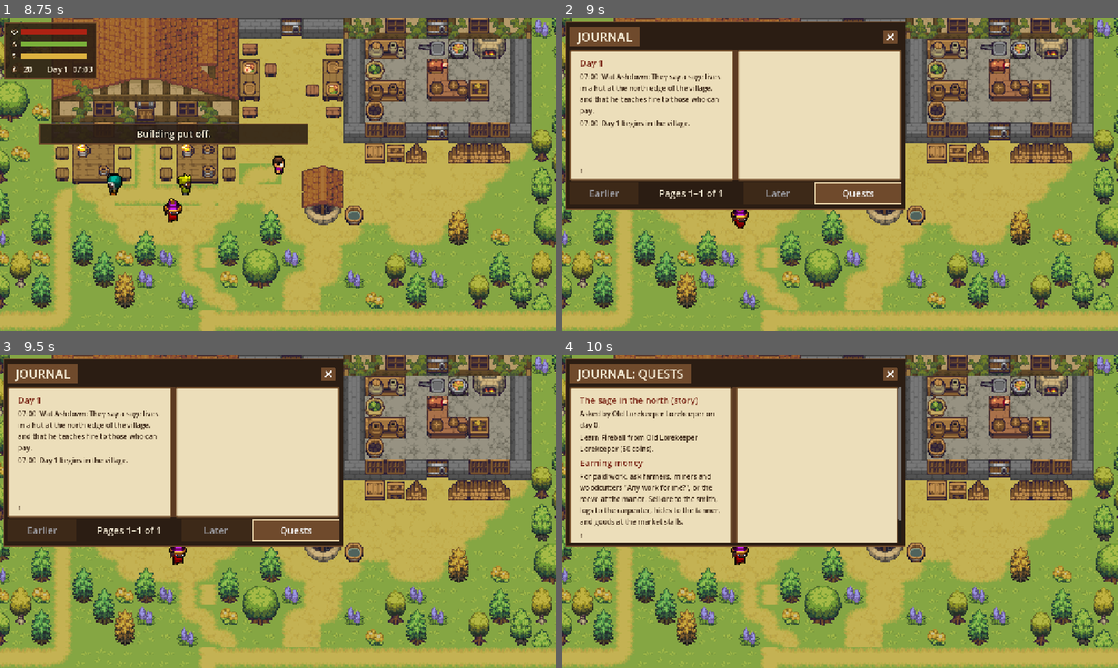
Above: before the commit, frames 1-4 (two rows, left to right).
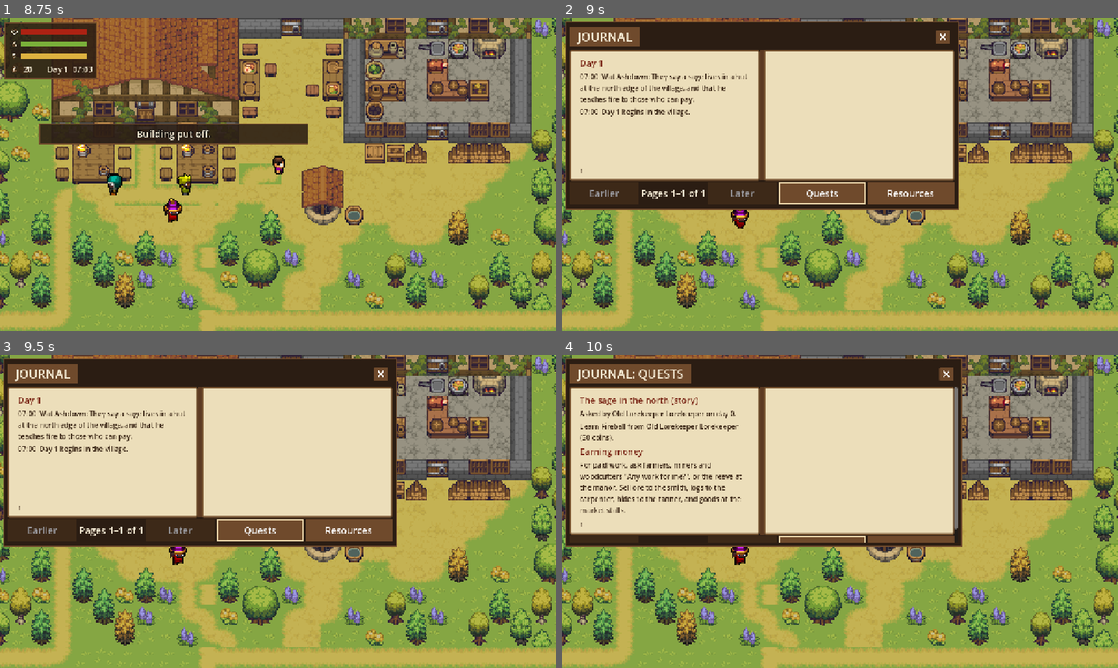
Above: after the commit, the same moments.

Repository: verbal76/My-Medieval-Life
Game: Godot game, scene res://scenes/main.tscn
Same seed, same stepped clock (60 frames per second), same inputs: the game is played once before the commit and once after it.
Inputs (mouse positions are in pixels of both pictures, inside the frame that each line leads up to):
- Up to frame 1 (8.75 s): click "New game" at 0.5 s; click (88, 58) at 1.27 s; type "Alex" at 1.35 s; click (255, 58) at 1.5 s; type "Alex" at 1.58 s; click "Back" at 2 s; click "New game" at 2.75 s; click (88, 58) at 3.52 s; type "Alex" at 3.6 s; click (255, 58) at 3.75 s; type "Alex" at 3.83 s; click "Begin" at 4.25 s; click "Begin" at 5 s; tap Enter (ui_accept) at 5.75, 6.02 s; move the mouse to (400, 158) at 5.77 s; hold D (move_right) 5.78-6.5 s; tap H (build) at 5.85 s; click (400, 158) at 5.92 s; tap G (gather) at 6.05 s; tap E (interact) at 6.5 s; drag from (166, 190) to (250, 237) at 6.52 s; click "Place here" at 7.25 s; click "Cancel" at 8 s
- Up to frame 2 (9 s): move the mouse to (895, 105) at 8.77 s; hold D (move_right) from 8.78 s (still down); tap B (journal) at 8.85 s; click (895, 105) at 8.92 s
- Up to frame 3 (9.5 s): keep holding D (move_right); tap H (build) at 9.05 s
- Up to frame 4 (10 s): release D (move_right) at 9.5 s; click "Quests" at 9.5 s

Frame 1 is identical in both runs. In frame 2, 9.3% of the frame differs, in the area x 3-72%, y 1-62%; in frame 3, 9.3%; in frame 4, 12%, in the area x 1-72%, y 1-62%.

Commit message:
Add the journal's Resources & Gathering page, built from the resource registry
The owner asked for a journal page on gathering. A Resources button beside
Quests in the journal opens it (GameUI.show_resources); it reads only
game/data/resources.json through ResourceNodes:

- how Gather mode works (the five steps, G and click or Use, D-pad down and A),
  as main.gd implements it;
- every node with player_harvest, with its icon, where, tool and skill, the
  tool_hint when the player carries no such tool, products, depletion and
  regeneration, owner and theft; the keepers' animals under "Not yours to
  gather";
- a node's page: each product's uses (ResourceNodes.uses_of) and what it
  becomes (ResourceNodes.chain), each chain product a button to its own uses
  and sources, with Back.

Developer notes in the registry texts (code names in brackets) are left out
and balance keys shown as numbers. Parchment style, scrolling, 48 px buttons,
B closes. The village record and quests pages are unchanged apart from the
button. --panel journal_resources(_list), journal_resource_detail,
journal_resource_chain and journal_resource_item screenshots.

tools/check_resources.py now fails if the page stops reading ResourceNodes or
names a node id, node name, product or icon in a string. INT-069; B7-012 note.
Tests: start_test (opens from the journal, exactly the harvestable nodes with
their names, tools and products, log uses incl. a sawhorse recipe and a
building, the chain to a pickaxe, Back, touch sizes, Quests and the village
record, B closes) and tests/test_resources.py.

Co-Authored-By: Claude Opus 5.5 <noreply@anthropic.com>
Claude-Session: https://claude.ai/code/session_01Twyxni5CnEyE5LMG3EMiFY

Diff:
--- a/game/scripts/main.gd
+++ b/game/scripts/main.gd
@@ -165,6 +165,20 @@
 				for slot in PlayerState.GEAR:
 					world.player.set(slot, "")
 				ui.toggle_inventory()
+			"journal_resources", "journal_resources_list":
+				ui.show_resources()
+				if shot_panel == "journal_resources_list":
+					# scrolled down to the list of nodes
+					var scroll: ScrollContainer = ui.panel_body.get_parent()
+					(func(): scroll.scroll_vertical = int(650 * view_scale)).call_deferred()
+			"journal_resource_detail", "journal_resource_chain":
+				ui.show_resources("tree")        # a tree's logs: their uses and what they become
+				if shot_panel == "journal_resource_chain":
+					# scrolled to the end: what a log becomes
+					var scroll: ScrollContainer = ui.panel_body.get_parent()
+					(func(): scroll.scroll_vertical = 100000).call_deferred()
+			"journal_resource_item":
+				ui.show_resources("tree", "plank")
 			"gather":
 				# Gather mode on, an iron seam chosen and being mined (B7-012)
 				gather_button()
--- a/game/scripts/ui/game_ui.gd
+++ b/game/scripts/ui/game_ui.gd
@@ -48,6 +48,24 @@
 const JOURNAL_PER_PAGE := 6    # lines on a journal page (a day heading counts as one)
 const PARCHMENT := Color8(236, 222, 186)
 const INK := Color8(58, 38, 22)
+# the journal's Resources & Gathering page (show_resources): its words come from resources.json
+# through ResourceNodes, except how Gather mode works (main.gd gather_button, select_resource,
+# _gather_step) and the words for the registry's depletion and use kinds
+const GATHER_STEPS := ["Activate Gather: tap the Gather button.",
+	"Select a resource: tap or click it on the map.",
+	"Your character walks to it and gathers it automatically.",
+	"Gathering goes on until it is used up or something interrupts it: you walk away, you are hurt, your pack is full, or the tool is gone.",
+	"Tap Gather again to leave Gather mode."]
+const GATHER_KEYS := "Keyboard and mouse: press G, then click a resource, or stand in front of one and press Use (E)."
+const GATHER_PAD := "Gamepad: press the D-pad down, then A in front of a resource. B closes this journal."
+const RES_DEPLETION := {"finite": "Runs out: once worked out it does not come back.", "regrows": "Replenishes: it grows back.",
+	"ripens": "Replenishes: it is sown and ripens again.", "breeds": "Replenishes: the animals breed."}
+const RES_USE_KINDS := {"recipe": "Crafting", "building": "Building", "food": "Food", "fuel": "Fuel", "buyer": "Trade",
+	"export": "Trade", "quest": "Quest", "manor_job": "Manor work", "feed": "Feed", "home_cooking": "Cooking",
+	"granary": "Granary", "equip": "Equipment", "tool": "Tool"}
+const RES_HEAD := Color8(122, 38, 22)       # the journal's heading red
+const RES_WARN := Color8(150, 34, 14)
+const RES_CARD := Color8(226, 206, 162)
 const LOG_LINES := 2           # village events shown at once, newest last
 const LOG_SECONDS := 3.0       # how long each stays before fading
 const PROMPT := "res://assets/prompts/%s.png"
@@ -1023,6 +1041,8 @@
 	var other := _button("Village record" if quests_page else "Quests", func(): show_journal(-1, not quests_page), true, nav)
 	other.custom_minimum_size = Vector2(200, 48)
 	later.custom_minimum_size = Vector2(160, 48)
+	var res := _button("Resources", func(): show_resources(), true, nav)
+	res.custom_minimum_size = Vector2(200, 48)
 
 
 ## The village record as journal lines: a heading when the day changes, then each entry with its
@@ -1099,6 +1119,339 @@
 			out.append({"day": true, "text": d})
 		out.append({"day": false, "text": ("%s  %s" % [parts[1], text]) if parts.size() == 2 else text})
 	return out
+
+
+# ---------------------------------------------------------------- journal: resources ---------
+## The journal's Resources & Gathering page (B7-012), built only from game/data/resources.json
+## through ResourceNodes: how Gather mode works, every node the player may gather (where it is, the
+## tool and where to get one, what it gives, whether it comes back, whose it is), then the keepers'
+## animals. `node` opens one node: each product's uses and what it becomes, each of those a button
+## to `item`, that product's own uses and sources, with Back to the node.
+func show_resources(node := "", item := "") -> void:
+	_open("journal", "Journal: resources", true)
+	var nav := HBoxContainer.new()
+	nav.add_theme_constant_override("separation", 8)
+	panel_body.add_child(nav)
+	if node != "":
+		var back := _button("Back", func(): show_resources(node if item != "" else ""), true, nav)
+		back.custom_minimum_size = Vector2(160, 48)
+	var gap := Control.new()
+	gap.size_flags_horizontal = Control.SIZE_EXPAND_FILL
+	nav.add_child(gap)
+	for v in [["Village record", false], ["Quests", true]]:
+		var b := _button(str(v[0]), func(): show_journal(-1, bool(v[1])), true, nav)
+		b.custom_minimum_size = Vector2(200, 48)
+	var sheet := PanelContainer.new()
+	var paper := StyleBoxFlat.new()
+	paper.bg_color = PARCHMENT
+	paper.border_color = Color8(120, 84, 48)
+	paper.set_border_width_all(3)
+	paper.set_corner_radius_all(3)
+	paper.set_content_margin_all(18)
+	sheet.add_theme_stylebox_override("panel", paper)
+	sheet.size_flags_horizontal = Control.SIZE_EXPAND_FILL
+	panel_body.add_child(sheet)
+	var lines := VBoxContainer.new()
+	lines.add_theme_constant_override("separation", 8)
+	sheet.add_child(lines)
+	if item != "":
+		_res_item_page(lines, item)
+	elif node != "":
+		_res_node_page(lines, node)
+	else:
+		_res_list(lines)
+
+
+## The ids of the nodes the player may (`mine`) or may not gather, in resources.json's order.
+func _res_ids(mine: bool) -> Array:
+	return ResourceNodes.defs().keys().filter(func(id): return bool(ResourceNodes.def(id).get("player_harvest", false)) == mine)
+
+
+func _res_list(lines: VBoxContainer) -> void:
+	_res_text(lines, "How to gather", 24, RES_HEAD)
+	for i in GATHER_STEPS.size():
+		_res_text(lines, "%d. %s" % [i + 1, GATHER_STEPS[i]])
+	_res_text(lines, GATHER_KEYS, 16)
+	_res_text(lines, GATHER_PAD, 16)
+	_res_text(lines, "What you can gather", 24, RES_HEAD)
+	_res_text(lines, "Choose one to see what it is used for and what it becomes.", 16)
+	for id in _res_ids(true):
+		_res_card(lines, id)
+	var kept := _res_ids(false)
+	if kept.is_empty():
+		return
+	_res_text(lines, "Not yours to gather", 24, RES_HEAD)
+	var notes := []
+	for id in kept:
+		var d := ResourceNodes.def(id)
+		_res_text(lines, "%s: %s." % [str(d.name), _res_plain(str(d.where))])
+		for t in [_res_plain(str(d.owner)), _res_plain(str(d.theft))]:
+			if not notes.has(t):
+				notes.append(t)
+	for t in notes:
+		_res_text(lines, t, 16, RES_WARN)
+
+
+## One node on the list, as a card with its Uses button.
+func _res_card(lines: VBoxContainer, id: String) -> void:
+	var d := ResourceNodes.def(id)
+	var card := PanelContainer.new()
+	card.set_meta("node", id)
+	var box := StyleBoxFlat.new()
+	box.bg_color = RES_CARD
+	box.border_color = Color8(150, 110, 70)
+	box.set_border_width_all(2)
+	box.set_corner_radius_all(3)
+	box.set_content_margin_all(10)
+	card.add_theme_stylebox_override("panel", box)
+	lines.add_child(card)
+	var row := HBoxContainer.new()
+	row.add_theme_constant_override("separation", 12)
+	card.add_child(row)
+	var icon := _icon(str(d.icon))
+	icon.custom_minimum_size = Vector2(48, 48)
+	icon.size_flags_vertical = Control.SIZE_SHRINK_BEGIN
+	row.add_child(icon)
+	var col := VBoxContainer.new()
+	col.size_flags_horizontal = Control.SIZE_EXPAND_FILL
+	row.add_child(col)
+	_res_facts(col, d, false)
+	var open := _button("Uses", func(): show_resources(id), true, row)
+	open.custom_minimum_size = Vector2(140, 56)
+	open.size_flags_vertical = Control.SIZE_SHRINK_CENTER
+
+
+## A node's facts: its name, where, tool and skill (and where to get the tool if the player has
+## none), what it gives, whether it comes back, whose it is. `full`: the node's own page.
+func _res_facts(col: VBoxContainer, d: Dictionary, full: bool) -> void:
+	_res_text(col, str(d.name), 26 if full else 22, RES_HEAD)
+	_res_text(col, "Where: %s." % _res_plain(str(d.where)))
+	_res_text(col, _res_tool(d))
+	var tool := str(d.get("tool", ""))
+	if tool != "":
+		var have := _res_have(tool)
+		if have == "":
+			_res_text(col, _res_plain(str(d.tool_hint)), 18, RES_WARN)
+		elif full:
+			_res_text(col, "You have: %s." % GameData.item_name(have), 16)
+	var gives := HFlowContainer.new()
+	gives.add_theme_constant_override("h_separation", 6)
+	col.add_child(gives)
+	_res_word(gives, "Gives each time:")
+	var p := ResourceNodes.products(d)
+	for id in p:
+		gives.add_child(_icon(id))
+		_res_word(gives, "%s x%d" % [GameData.item_name(id), int(p[id])])
+	_res_text(col, str(RES_DEPLETION.get(str(d.depletion), str(d.depletion).capitalize())))
+	if full:
+		_res_text(col, _res_plain(str(d.regeneration), _res_scope(d)), 16)
+	var theft := _res_plain(str(d.theft))
+	var risky := not theft.begins_with("Never")
+	if risky:
+		_res_text(col, "Owner: %s" % _res_plain(str(d.owner)), 16)
+		_res_text(col, theft, 18, RES_WARN)
+	else:
+		_res_text(col, "Owner: %s %s" % [_res_plain(str(d.owner)), theft], 16)
+
+
+## "Tool: Pickaxe (required)  ·  Skill: Mining", from the node's tool, tool_required, skill and level.
+func _res_tool(d: Dictionary) -> String:
+	var tool := str(d.get("tool", ""))
+	var s := "Tool: none needed" if tool == "" else "Tool: %s (%s)" % [tool.capitalize(), "required" if bool(d.get("tool_required", false)) else "helps"]
+	var skill := str(d.get("skill", ""))
+	if skill != "":
+		s += "  ·  Skill: %s" % str(GameData.skills[skill].name)
+		if int(d.get("level", 0)) > 1:
+			s += " level %d" % int(d.level)
+	return s
+
+
+## The player's item of a tool type (a pickaxe), or of an item type (a weapon); "" if none.
+func _res_have(tool: String) -> String:
+	var p: PlayerState = main.world.player
+	var t := p.tool_of(tool)
+	if t != "":
+		return t
+	for id in p.inv.ids():
+		if str(GameData.item(id).get("type", "")) == tool:
+			return id
+	return ""
+
+
+func _res_node_page(lines: VBoxContainer, node: String) -> void:
+	var d := ResourceNodes.def(node)
+	var head := HBoxContainer.new()
+	head.add_theme_constant_override("separation", 12)
+	lines.add_child(head)
+	var icon := _icon(str(d.icon))
+	icon.custom_minimum_size = Vector2(64, 64)
+	icon.size_flags_vertical = Control.SIZE_SHRINK_BEGIN
+	head.add_child(icon)
+	var col := VBoxContainer.new()
+	col.size_flags_horizontal = Control.SIZE_EXPAND_FILL
+	head.add_child(col)
+	_res_facts(col, d, true)
+	for id in ResourceNodes.products(d):
+		_res_heading(lines, id)
+		_res_uses(lines, id)
+		_res_text(lines, "What it becomes", 20, RES_HEAD)
+		var c := ResourceNodes.chain(id)
+		if c.becomes.is_empty():
+			_res_text(lines, "Nothing is made from it.", 16)
+		_res_chain(lines, c, 0, node)
+
+
+## A product followed from a node's page: its uses, what it becomes and where it comes from.
+func _res_item_page(lines: VBoxContainer, item: String) -> void:
+	_res_heading(lines, item)
+	_res_uses(lines, item)
+	_res_text(lines, "What it becomes", 20, RES_HEAD)
+	var c := ResourceNodes.chain(item)
+	if c.becomes.is_empty():
+		_res_text(lines, "Nothing is made from it.", 16)
+	_res_chain(lines, c, 0, "")
+	_res_text(lines, "Where it comes from", 20, RES_HEAD)
+	for s in ResourceNodes.sources_of(item):
+		_res_text(lines, "•  " + _res_source_text(s))
+
+
+func _res_heading(lines: VBoxContainer, item: String) -> void:
+	var h := HBoxContainer.new()
+	h.add_theme_constant_override("separation", 10)
+	lines.add_child(h)
+	var icon := _icon(item)
+	icon.custom_minimum_size = Vector2(48, 48)
+	h.add_child(icon)
+	var l := _res_text(h, GameData.item_name(item), 24, RES_HEAD)
+	l.size_flags_vertical = Control.SIZE_SHRINK_CENTER
+
+
+func _res_uses(lines: VBoxContainer, item: String) -> void:
+	_res_text(lines, "Used for", 20, RES_HEAD)
+	var uses := ResourceNodes.uses_of(item)
+	if uses.is_empty():
+		_res_text(lines, "Nothing uses it.", 16)
+	for u in uses:
+		_res_text(lines, "•  " + _res_use_text(u))
+
+
+## One use (ResourceNodes.uses_of) in words: "Crafting: 1 makes Plank x2 at the sawhorse".
+func _res_use_text(u: Dictionary) -> String:
+	var kind := str(u.kind)
+	var what := str(RES_USE_KINDS.get(kind, kind.capitalize()))
+	match kind:
+		"recipe":
+			var makes := []
+			for o in u.makes:
+				makes.append("%s x%d" % [GameData.item_name(o), int(u.makes[o])])
+			return "%s: %d makes %s at the %s" % [what, int(u.qty), ", ".join(makes), str(u.station)]
+		"building":
+			return "%s: %d for %s" % [what, int(u.qty), str(u.text).trim_prefix("building ")]
+		"buyer":
+			# a trade role in words: "merchant_raw" is the raw merchant
+			var parts := str(u.id).split("_")
+			parts.reverse()
+			return "%s: bought by the %s (wants up to %d)" % [what, " ".join(parts), int(u.qty)]
+		"quest":
+			return "%s: %s (%d wanted)" % [what, str(u.text), int(u.qty)]
+	return "%s: %s" % [what, _res_plain(str(u.text))]
+
+
+## One source (ResourceNodes.sources_of) in words.
+func _res_source_text(s: Dictionary) -> String:
+	match str(s.kind):
+		"node":
+			return "Gathered: %s (%d each time)" % [str(s.text), int(s.qty)]
+		"recipe":
+			var uses := []
+			for i in s.uses:
+				uses.append("%d %s" % [int(s.uses[i]), GameData.item_name(i)])
+			return "Made at the %s from %s (makes %d)" % [str(s.station), ", ".join(uses), int(s.qty)]
+	return World.cap(_res_plain(str(s.text)))
+
+
+## What an item becomes (ResourceNodes.chain), a line a step, indented; with `node`, each product
+## is a button to its own page.
+func _res_chain(lines: VBoxContainer, c: Dictionary, depth: int, node: String) -> void:
+	for b in c.becomes:
+		for t in b.then:
+			var out := str(t.item)
+			var row := HBoxContainer.new()
+			row.add_theme_constant_override("separation", 8)
+			lines.add_child(row)
+			var pad := Control.new()
+			pad.custom_minimum_size = Vector2(32 * depth, 0)
+			row.add_child(pad)
+			_res_word(row, "→")
+			row.add_child(_icon(out))
+			var caption := "%s x%d" % [GameData.item_name(out), int(b.makes[out])]
+			if node != "":
+				var go := _button(caption, func(): show_resources(node, out), true, row)
+				go.custom_minimum_size = Vector2(180, 48)
+			else:
+				_res_word(row, caption, RES_HEAD)
+			var others := []
+			for i in b.with:
+				others.append("%d %s" % [int(b.with[i]), GameData.item_name(i)])
+			var how := "at the %s" % str(b.station) + ((", with " + ", ".join(others)) if not others.is_empty() else "")
+			var l := _res_text(row, how, 16)
+			l.size_flags_vertical = Control.SIZE_SHRINK_CENTER
+			_res_chain(lines, t, depth + 1, node)
+
+
+func _res_text(parent: Control, text: String, size := 18, color := INK) -> Label:
+	var l := Label.new()
+	l.text = text
+	l.autowrap_mode = TextServer.AUTOWRAP_WORD_SMART
+	l.size_flags_horizontal = Control.SIZE_EXPAND_FILL
+	l.add_theme_font_size_override("font_size", size)
+	l.add_theme_color_override("font_color", color)
+	parent.add_child(l)
+	return l
+
+
+## A label that does not wrap (in a row of icons and words).
+func _res_word(parent: Control, text: String, color := INK) -> Label:
+	var l := _res_text(parent, text, 18, color)
+	l.autowrap_mode = TextServer.AUTOWRAP_OFF
+	l.size_flags_horizontal = Control.SIZE_FILL
+	l.size_flags_vertical = Control.SIZE_SHRINK_CENTER
+	return l
+
+
+## A registry text in the player's words: notes for developers in brackets ("(World._new_day)",
+## "(main.gd _hit_animal)") and code names ("World.mine_unit") left out; balance keys
+## ("tree_regrow_days") as their numbers, looked up under `scope` first ("animals.boar.").
+func _res_plain(text: String, scope := "") -> String:
+	var code := RegEx.create_from_string("[A-Za-z]\\w*\\.[A-Za-z_]\\w*|\\w+_\\w+|\\bP\\d")
+	for m in RegEx.create_from_string("\\s*\\(([^()]*)\\)").search_all(text):
+		if code.search(m.get_string(1)) != null:
+			text = text.replace(m.get_string(), "")
+	text = RegEx.create_from_string("\\b[A-Z]\\w*\\.[a-z_]\\w*\\s*").sub(text, "", true)
+	for m in RegEx.create_from_string("\\b[a-z][a-z0-9]*(?:[._][a-z0-9]+)+\\b").search_all(text):
+		var key := m.get_string()
+		var words := key.replace("_", " ").replace(".", " ")
+		var n := words
+		for path in ([scope + key] if scope != "" else []) + [key]:
+			var at = GameData.balance
+			for part in str(path).split("."):
+				at = at.get(part) if at is Dictionary else null
+			if at is float or at is int:
+				n = "%d" % int(at)
+			elif at is Array and not (at as Array).is_empty():
+				n = "–".join((at as Array).map(func(v): return "%d" % int(v)))
+			if n != words:
+				break
+		if n != words and key.ends_with("_days"):
+			n += " days"
+		text = text.replace(key, n)
+	return text.replace("  ", " ").replace(" .", ".").replace(" ,", ",").strip_edges()
+
+
+## The balance scope of a node's numbers: "animals.boar." for boar, "" for others.
+func _res_scope(d: Dictionary) -> String:
+	var species := str(d.get("match", {}).get("species", ""))
+	return "animals.%s." % species if species != "" else ""
 
 
 func show_death() -> void:
--- a/game/tests/start_test.gd
+++ b/game/tests/start_test.gd
@@ -1140,6 +1140,7 @@
 	the_smith.plan.clear()
 	ui.hide_all()
 
+	_resources_tests()
 	_gather_tests()
 
 	print("%d steps, %d failures" % [steps.size(), failures])
@@ -1301,3 +1302,64 @@
 	check(not JSON.stringify(d).contains("gather") and w2.total_coins() == w.total_coins(), "gathering is not part of a save; the save loads unchanged")
 	w2.dispose()
 	main.stop_gather("")
+
+
+func _texts(node: Node) -> String:
+	return "\n".join(node.find_children("*", "", true, false).filter(func(c): return c is Label or c is Button).map(func(c): return c.text))
+
+
+## The journal's Resources & Gathering page (B7-012): built from resources.json through ResourceNodes.
+func _resources_tests() -> void:
+	var ui = main.ui
+	# it opens from the journal, beside Quests
+	ui.show_journal(-1)
+	check(_press("Resources") and ui.is_open("journal") and ui.title_label.text == "JOURNAL: RESOURCES", "the journal's Resources button opens Resources & Gathering")
+	var text := _texts(ui.panel_body)
+	check(text.contains("How to gather") and GameUI.GATHER_STEPS.all(func(t): return text.contains(t)), "the page starts with the Gather mode steps")
+	check(text.contains("press G") and text.contains("D-pad down"), "and the keyboard and gamepad ways to gather")
+	# exactly the player-harvestable nodes, each with its name, tool and products from the data
+	var want := ResourceNodes.defs().keys().filter(func(id): return bool(ResourceNodes.def(id).player_harvest))
+	var cards: Array = ui.panel_body.find_children("*", "PanelContainer", true, false).filter(func(c): return c.has_meta("node"))
+	check(cards.map(func(c): return c.get_meta("node")) == want, "it lists exactly the player-harvestable nodes %s" % [want])
+	var bad := []
+	for c in cards:
+		var d := ResourceNodes.def(c.get_meta("node"))
+		var ct := _texts(c)
+		var ok: bool = ct.contains(str(d.name)) and ct.contains(ui._res_tool(d)) and ct.contains("Uses")
+		if str(d.tool) != "":
+			ok = ok and ct.contains(str(d.tool).capitalize())
+		for id in ResourceNodes.products(d):
+			ok = ok and ct.contains("%s x%d" % [GameData.item_name(id), int(ResourceNodes.products(d)[id])])
+		if not ok:
+			bad.append(c.get_meta("node"))
+	check(bad.is_empty(), "each node shows its name, tool and products from resources.json %s" % [bad])
+	var kept := ResourceNodes.defs().keys().filter(func(id): return not bool(ResourceNodes.def(id).player_harvest))
+	check(text.contains("Not yours to gather") and kept.all(func(id): return text.contains(str(ResourceNodes.def(id).name))), "the keepers' animals are under Not yours to gather")
+	check(not text.contains(".gd") and not text.contains("World.") and not text.contains("_days"), "no code names reach the player")
+	# with no axe, the tree's card says where to get one
+	var tree_card: Control = cards.filter(func(c): return c.get_meta("node") == "tree")[0]
+	check(main.world.player.tool_of("axe") != "" or _texts(tree_card).contains(str(ResourceNodes.def("tree").tool_hint).left(20)), "without the tool, the card says where to get one")
+	# a node's page: its product's uses are uses_of, its chain is chain
+	var open: Button = _buttons(tree_card, []).filter(func(b): return b.text == "Uses")[0]
+	open.pressed.emit()
+	text = _texts(ui.panel_body)
+	var uses := ResourceNodes.uses_of("log")
+	check(not uses.is_empty() and uses.all(func(u): return text.contains(ui._res_use_text(u))), "the tree's page lists every use of a log (%d)" % uses.size())
+	check(uses.any(func(u): return u.kind == "recipe" and u.station == "sawhorse") and uses.any(func(u): return u.kind == "building"), "a log's uses include a sawhorse recipe and a building cost")
+	check(text.contains("Crafting: 1 makes Plank x2 at the sawhorse") and text.contains("Building: "), "both are on the page")
+	# follow the chain: log -> plank (sawhorse) -> pickaxe (anvil)
+	check(_press("Plank x2") and _texts(ui.panel_body).contains("Pickaxe x1") and _texts(ui.panel_body).contains("at the anvil"), "following a plank shows what it becomes (a pickaxe at the anvil)")
+	text = _texts(ui.panel_body)
+	check(ResourceNodes.uses_of("plank").all(func(u): return text.contains(ui._res_use_text(u))) and text.contains("Where it comes from"), "the plank's own uses and sources")
+	check(_press("Back") and _texts(ui.panel_body).contains(str(ResourceNodes.def("tree").name)) and _press("Back") and _texts(ui.panel_body).contains("How to gather"), "Back returns to the node, then to the list")
+	# every button is a touch target and focusable for the pad
+	var small := _buttons(ui.panel_body, []).filter(func(b): return b.get_combined_minimum_size().y < 48 or b.focus_mode == Control.FOCUS_NONE)
+	check(small.is_empty(), "every button on the page is at least 48 px tall and focusable")
+	# the other journal pages still work, and B closes the page
+	check(_press("Quests") and ui.title_label.text == "JOURNAL: QUESTS" and _texts(ui.panel_body).contains("Earning money"), "Quests still opens the quests page")
+	check(_press("Village record") and ui.title_label.text == "JOURNAL" and _press("Resources"), "and the village record, with Resources beside it")
+	var pad_b := InputEventJoypadButton.new()
+	pad_b.button_index = JOY_BUTTON_B
+	pad_b.pressed = true
+	main._unhandled_input(pad_b)
+	check(not ui.modal(), "B on the gamepad closes it")
Not shown, changed: docs/SYSTEM_INTERACTION_MANIFEST.md
Not shown, changed: docs/release/BUILD_7_ISSUES.md
